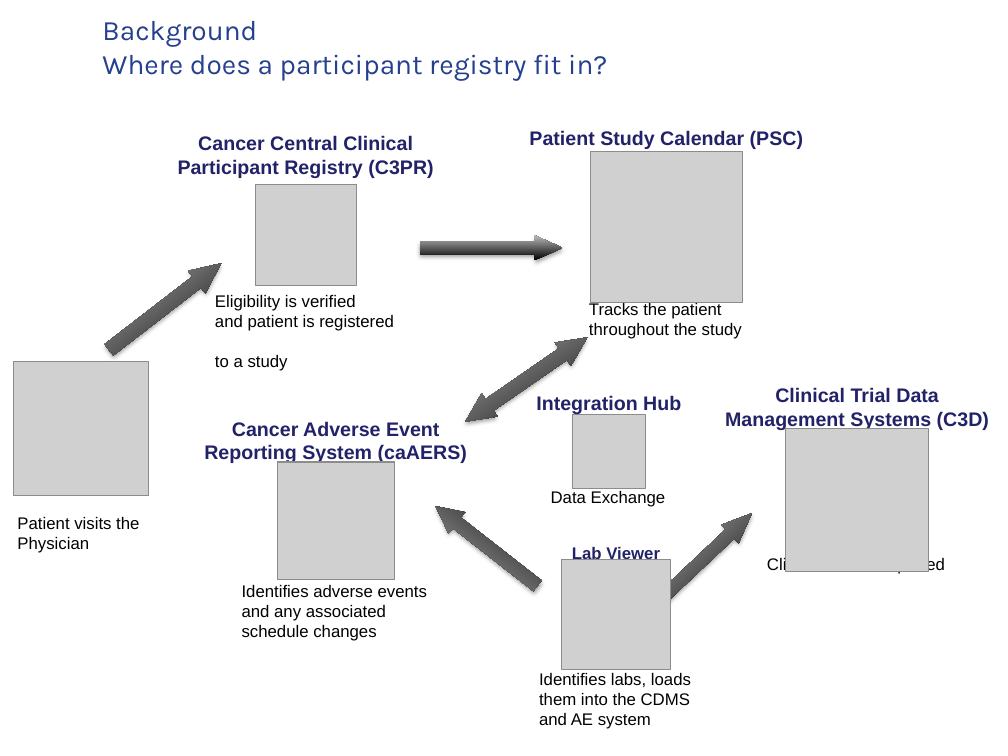
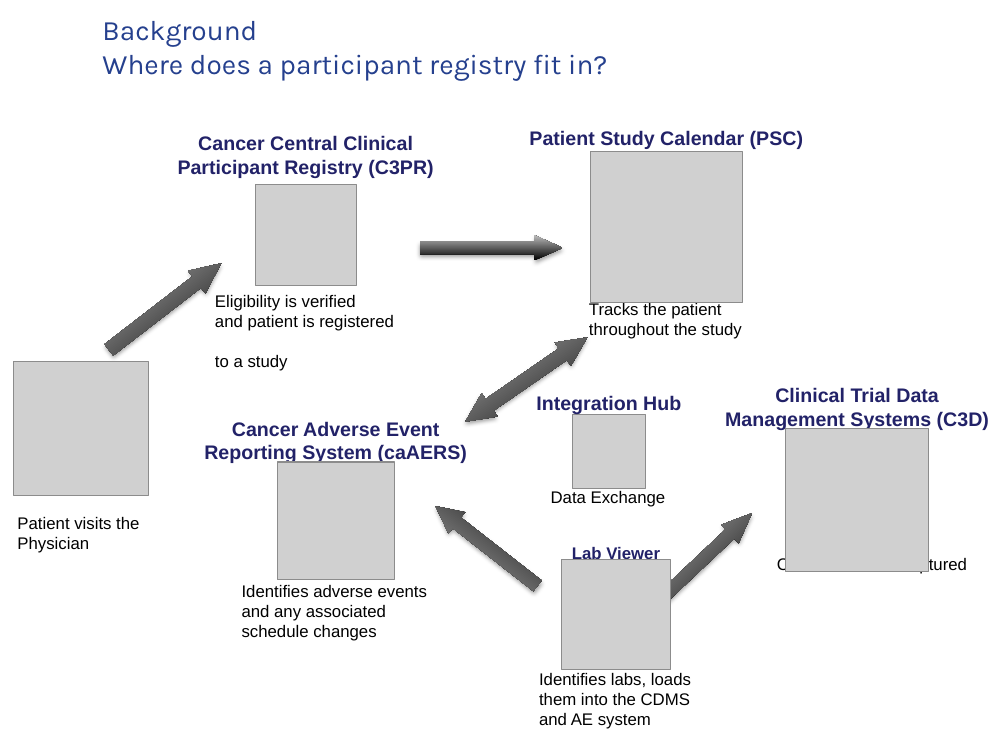
Before and after one commit to NCIP/c3pr-docs, a slide deck: slide 4 of documentation/presentations/20091210_c3pr_city_of_hope_demo/caBIG_C3PR Demo_Slides_CityofHope_wsw.pptx. Drawn at 1008x756 pixels with LibreOffice and Linux fonts; fonts in the diff are those of the drawing; grey boxes stand for pictures; background and template pictures are left out. Boxes give left, top, right and bottom in pixels: in the first picture for what was removed or moved away, otherwise in the second. Text is boxed around its words. In the diff, an @@ line names an element or a change of style, - is before the commit and + after.

```diff
--- a/documentation/presentations/20091210_c3pr_city_of_hope_demo/caBIG_C3PR Demo_Slides_CityofHope_wsw.pptx
+++ b/documentation/presentations/20091210_c3pr_city_of_hope_demo/caBIG_C3PR Demo_Slides_CityofHope_wsw.pptx
@@ text at [777,557,967,575]: text changed @@
-Clinical data is captured
+Clinical data are captured
```
Also in this commit, not shown: 7 other slides changed, 1 slide added.
